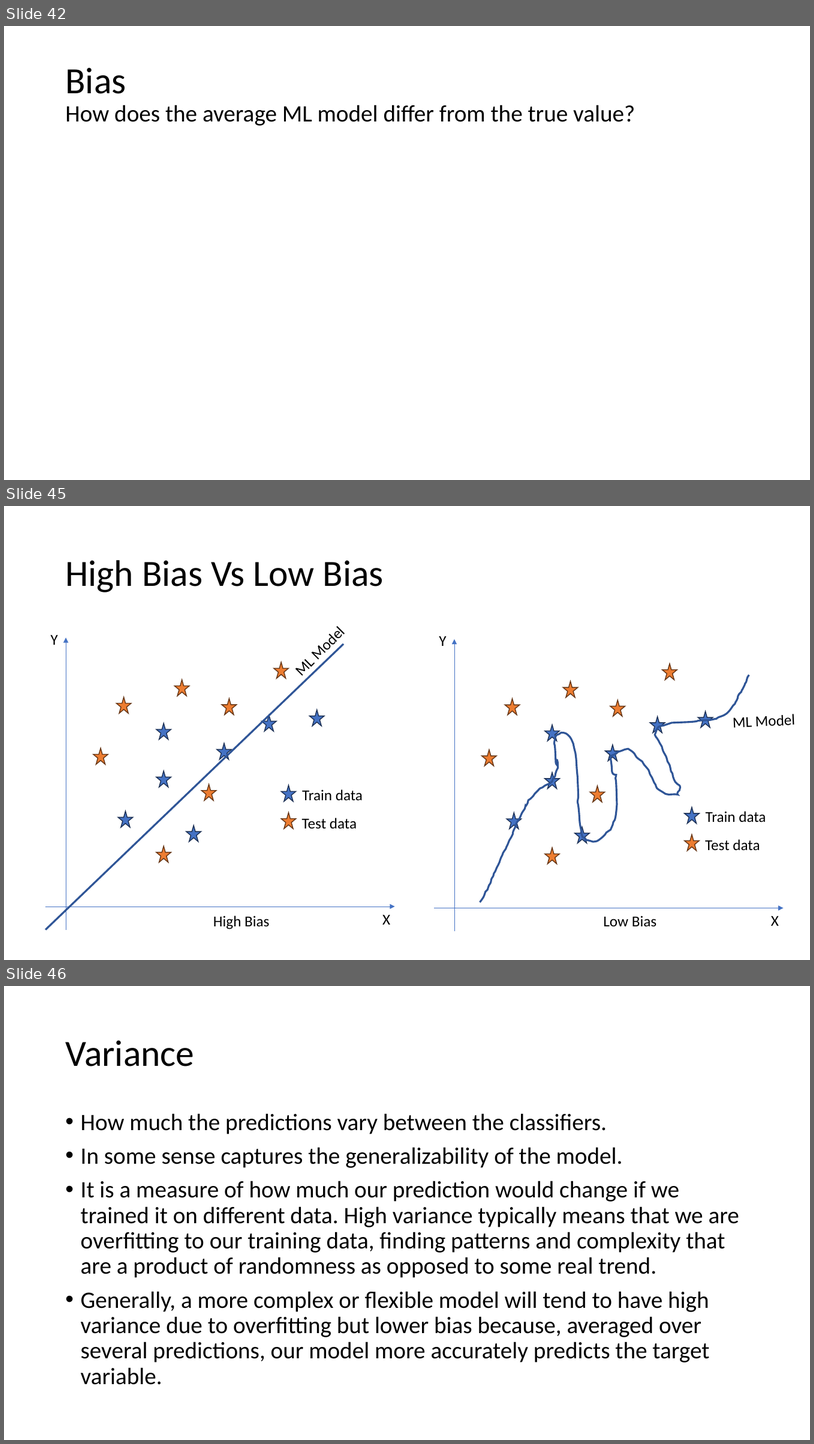
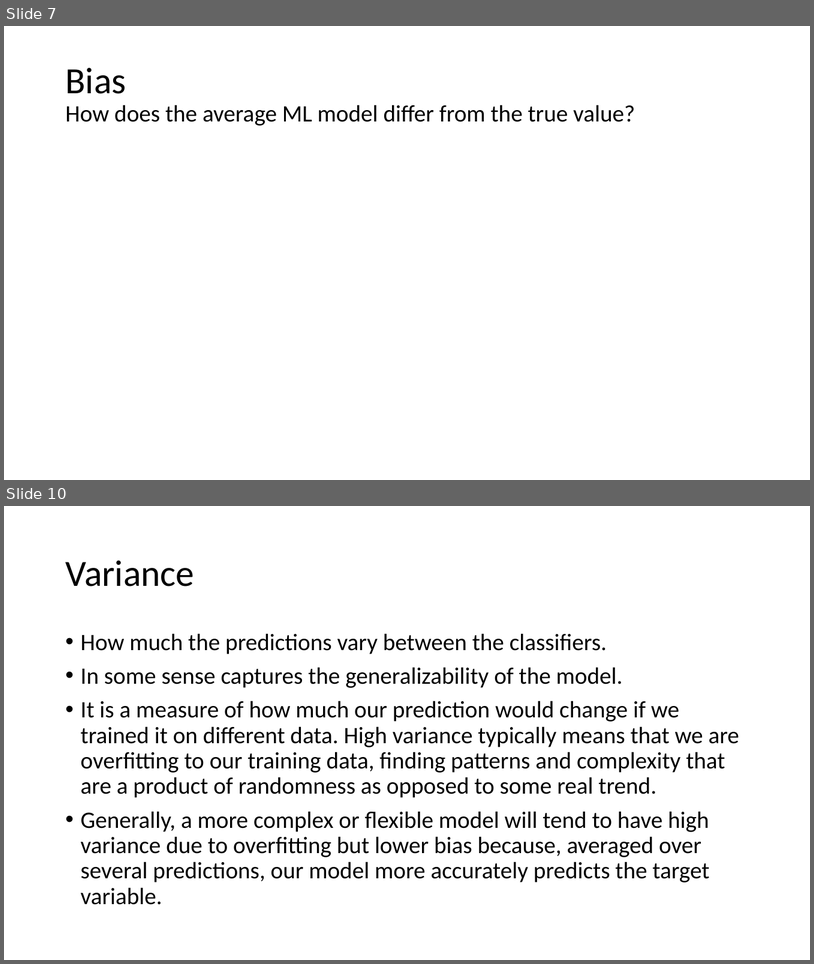
Before and after one commit to meenakshsundaram/AIML, a slide deck: DecisionTrees/DecisionTrees.pptx. Shown one above the other, each under a label of ours: slides 42, 45 and 46 before the commit, slides 7 and 10 after it; the slides between them are not shown. The pictures are 814x1444 and 814x964 pixels, drawn with LibreOffice and Linux fonts; fonts in the diff are those of the drawing; grey boxes stand for pictures. Boxes give left, top, right and bottom in pixels: in the first picture for what was removed or moved away, otherwise in the second. Text is boxed around its words. In the diff, an @@ line names an element or a change of style, - is before the commit and + after.

Commit message:
Added a Bias Description for 0-1 Loss and corrected the presentation

```diff
--- a/DecisionTrees/DecisionTrees.pptx
+++ b/DecisionTrees/DecisionTrees.pptx
@@ slide 45 removed at <box>4,506,810,960</box>, background #FFFFFF @@
@@ title removed at <box>65,560,384,592</box> @@
-High Bias Vs Low Bias
@@ text removed at <box>439,636,446,646</box> @@
-Y
@@ arrow removed from (455, 931) to (455, 639) @@
@@ star removed at <box>663,663,677,679</box> @@
@@ freeform shape removed at <box>480,675,749,902</box> @@
@@ star removed at <box>564,681,578,698</box> @@
@@ star removed at <box>506,699,520,715</box> @@
@@ star removed at <box>611,700,625,717</box> @@
@@ star removed at <box>651,717,665,733</box> @@
@@ star removed at <box>698,711,713,727</box> @@
@@ text removed at <box>733,714,795,727</box> @@
-ML Model
@@ star removed at <box>545,724,560,741</box> @@
@@ star removed at <box>482,750,497,766</box> @@
@@ star removed at <box>606,744,620,760</box> @@
@@ star removed at <box>545,772,560,789</box> @@
@@ star removed at <box>590,786,605,802</box> @@
@@ group removed at <box>46,615,395,930</box>: 16 stars, 5 texts, 2 arrows, 1 line @@
-ML Model
-X
-Y
-Train data
-Test data
@@ star removed at <box>507,813,521,829</box> @@
@@ star removed at <box>575,826,590,843</box> @@
@@ star removed at <box>545,847,560,864</box> @@
@@ group removed at <box>685,807,766,851</box>: 2 stars, 2 texts @@
-Train data
-Test data
@@ text removed at <box>213,915,269,929</box> @@
-High Bias
@@ arrow removed from (434, 907) to (784, 907) @@
@@ text removed at <box>603,915,657,926</box> @@
-Low Bias
@@ text removed at <box>771,915,779,925</box> @@
-X
@@ what was slide 42 is now slide 7 @@
@@ what was slide 46 is now slide 10 @@
```
Also in this commit, not shown: 2 slides changed, 1 slide added, 1 other slide removed, 1 other file.
